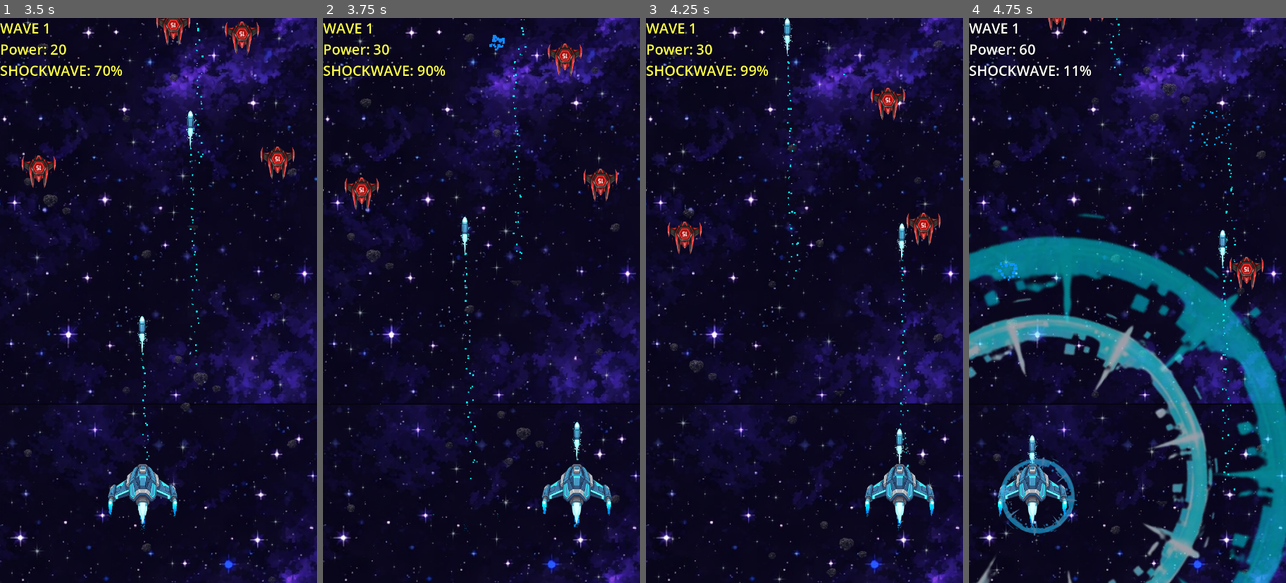
Above: before the commit, frames 1-4 (left to right).
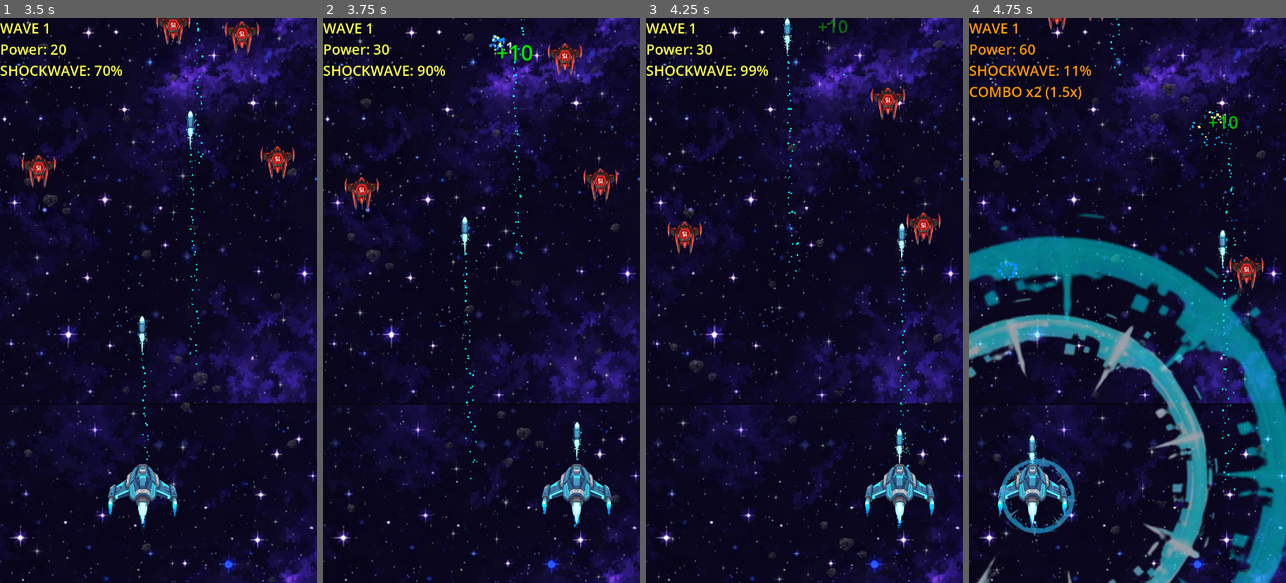
Above: after the commit, the same moments.

Repository: f4binhuu/hyper_shooter
Game: Godot game, scene res://game.tscn
Two runs of this game, one before a commit and one after it. Both use one fixed random seed, a clock stepped at 60 frames per second and the inputs below.
Inputs (mouse positions are in pixels of both pictures, inside the frame that each line leads up to):
- Up to frame 1 (3.5 s): tap Enter (ui_accept) at 0.5, 0.77, 1.52, 3.02 s; move the mouse to (228, 272) at 0.52 s; click (228, 272) at 0.67 s; move the mouse to (95, 328) at 1.27 s; click (95, 328) at 1.42 s; move the mouse to (190, 176) at 2.02 s; click (190, 176) at 2.17 s; move the mouse to (142, 413) at 2.77 s; click (142, 413) at 2.92 s
- Up to frame 2 (3.75 s): move the mouse to (576, 385) at 3.52 s; click (576, 385) at 3.67 s
- Up to frame 3 (4.25 s): tap Enter (ui_accept) at 3.77 s
- Up to frame 4 (4.75 s): move the mouse to (1032, 215) at 4.27 s; click (1032, 215) at 4.42 s; tap Enter (ui_accept) at 4.52 s

Frame 1 is identical in both runs. In frame 2, 0.2% of the frame differs, in the area x 53-67%, y 3-8%; in frame 3, less than 0.1%; in frame 4, 1.1%, in the area x 0-85%, y 0-22%.

Commit message:
hit impact and number feedback

Diff:
--- a/elements/enemy.gd
+++ b/elements/enemy.gd
@@ -9,6 +9,8 @@
 
 @onready var sprite = $Sprite2D
 @onready var death_particles = preload("res://particles/enemy_death.tscn")
+@onready var floating_text_scene = preload("res://ui/floating_text.tscn")
+@onready var hit_impact_scene = preload("res://particles/hit_impact.tscn")
 
 var health = 1
 var previous_x = 0.0
@@ -49,6 +51,9 @@
 
 		take_damage(bullet_damage)
 
+		# Spawn hit impact particles
+		spawn_hit_impact()
+
 		# Pierce: bullet só é destruído se não puder atravessar mais inimigos
 		if "pierce_count" in area and "enemies_hit" in area:
 			area.enemies_hit += 1
@@ -68,23 +73,44 @@
 
 func take_damage(amount: int):
 	health -= amount
+
+	# Spawn floating damage text
+	spawn_floating_text("-" + str(amount), Color.WHITE, 28)
+
 	if health <= 0:
 		die()
 	else:
 		var original_modulate = sprite.modulate
-		# Flash de dano
-		sprite.modulate = Color(1.5, 1.5, 1.5)
-		await get_tree().create_timer(0.1).timeout
+		# Flash de dano mais intenso
+		sprite.modulate = Color(2.0, 2.0, 2.0)
+		await get_tree().create_timer(0.08).timeout
 		sprite.modulate = original_modulate
 
 func die():
 	# Dar pontos e carga de shockwave ao player
 	var player = get_tree().get_first_node_in_group("player")
 	if player:
-		player.power += points_value
+		var points_earned = points_value
+
+		# Aplicar multiplicador de combo se tiver
+		if player.has_method("get_combo_multiplier"):
+			var multiplier = player.get_combo_multiplier()
+			points_earned = int(points_value * multiplier)
+
+		player.power += points_earned
+
 		if player.has_method("add_boost_charge"):
 			player.add_boost_charge(player.shockwave_charge_per_kill)
-		print("Inimigo LVL 1 morto! Player ganhou +", points_value, " | Força total: ", player.power)
+
+		# Registrar kill para combo
+		if player.has_method("register_kill"):
+			player.register_kill()
+
+		# Spawn floating text GRANDE com pontos ganhos
+		var text_color = Color.GREEN if points_earned == points_value else Color(1, 0.8, 0)  # Laranja se combo
+		spawn_floating_text("+" + str(points_earned), text_color, 40)
+
+		print("Inimigo morto! Player ganhou +", points_earned, " | Força total: ", player.power)
 
 	spawn_death_particles()
 	queue_free()
@@ -153,3 +179,14 @@
 		speed = original_speed
 		sprite.modulate = original_modulate
 		print("Inimigo descongelado!")
+
+func spawn_floating_text(value: String, color: Color, size: int):
+	var text = floating_text_scene.instantiate()
+	text.position = position
+	get_parent().add_child(text)
+	text.setup(value, color, size)
+
+func spawn_hit_impact():
+	var impact = hit_impact_scene.instantiate()
+	impact.position = position
+	get_parent().add_child(impact)
--- a/elements/player.gd
+++ b/elements/player.gd
@@ -19,6 +19,12 @@
 var bullet_pierce = 0
 var extra_bullets = 0
 
+# Combo system
+var combo_count = 0
+var combo_timer = 0.0
+var combo_window = 2.0  # 2 segundos para manter combo
+signal combo_changed(count: int)
+
 @onready var bullet_scene = preload("res://elements/bullet.tscn")
 @onready var shockwave_blast_scene = preload("res://particles/shockwave_blast.tscn")
 @onready var sprite = $Sprite2D
@@ -65,6 +71,12 @@
 
 	if shockwave_charge < 100.0:
 		shockwave_charge = min(shockwave_charge + (100.0 / shockwave_cooldown) * delta, 100.0)
+
+	# Atualizar combo timer
+	if combo_count > 0:
+		combo_timer -= delta
+		if combo_timer <= 0:
+			reset_combo()
 
 	position.y = clamp(position.y, 50, 1230)
 
@@ -267,3 +279,30 @@
 		UpgradeConfig.UpgradeType.SHOCKWAVE_BOOST:
 			shockwave_damage += int(value)
 			print("Novo dano de shockwave: ", shockwave_damage)
+
+# Combo system functions
+func register_kill():
+	combo_count += 1
+	combo_timer = combo_window
+	combo_changed.emit(combo_count)
+
+	if combo_count > 1:
+		print("COMBO x", combo_count, "!")
+
+func reset_combo():
+	if combo_count > 0:
+		print("Combo perdido!")
+	combo_count = 0
+	combo_changed.emit(0)
+
+func get_combo_multiplier() -> float:
+	if combo_count <= 1:
+		return 1.0
+	elif combo_count <= 3:
+		return 1.5
+	elif combo_count <= 5:
+		return 2.0
+	elif combo_count <= 10:
+		return 2.5
+	else:
+		return 3.0
--- /dev/null
+++ b/particles/hit_impact.tscn
@@ -0,0 +1,32 @@
+[gd_scene load_steps=2 format=3 uid="uid://brk8m3oasrt6"]
+
+[sub_resource type="GDScript" id="GDScript_impact"]
+script/source = "extends CPUParticles2D
+
+func _ready():
+	emitting = true
+	await get_tree().create_timer(lifetime).timeout
+	queue_free()
+"
+
+[node name="HitImpact" type="CPUParticles2D"]
+emitting = false
+amount = 8
+lifetime = 0.4
+one_shot = true
+explosiveness = 1.0
+randomness = 0.3
+local_coords = false
+emission_shape = 1
+emission_sphere_radius = 5.0
+direction = Vector2(0, -1)
+spread = 180.0
+gravity = Vector2(0, 200)
+initial_velocity_min = 80.0
+initial_velocity_max = 150.0
+angular_velocity_min = -360.0
+angular_velocity_max = 360.0
+scale_amount_min = 3.0
+scale_amount_max = 6.0
+color = Color(1, 1, 0.5, 1)
+script = SubResource("GDScript_impact")
--- /dev/null
+++ b/ui/floating_text.gd
@@ -0,0 +1,38 @@
+extends Label
+
+@export var float_speed: float = 50.0
+@export var float_distance: float = 80.0
+@export var duration: float = 1.0
+
+func _ready():
+	# Configurar z-index para aparecer acima de tudo
+	z_index = 100
+
+	# Animação: sobe + fade out
+	var start_pos = position
+	var end_pos = start_pos + Vector2(randf_range(-20, 20), -float_distance)
+
+	var tween = create_tween().set_parallel(true)
+	tween.tween_property(self, "position", end_pos, duration).set_ease(Tween.EASE_OUT).set_trans(Tween.TRANS_QUAD)
+	tween.tween_property(self, "modulate:a", 0.0, duration).set_ease(Tween.EASE_IN)
+
+	# Pequeno scale bounce no início
+	scale = Vector2(0.5, 0.5)
+	var scale_tween = create_tween()
+	scale_tween.tween_property(self, "scale", Vector2(1.2, 1.2), 0.1).set_trans(Tween.TRANS_BACK).set_ease(Tween.EASE_OUT)
+	scale_tween.tween_property(self, "scale", Vector2(1.0, 1.0), 0.1)
+
+	# Auto-destruir após animação
+	await get_tree().create_timer(duration).timeout
+	queue_free()
+
+func setup(value: String, color: Color = Color.WHITE, size: int = 32):
+	text = value
+	modulate = color
+
+	# Criar LabelSettings dinamicamente
+	var settings = LabelSettings.new()
+	settings.font_size = size
+	settings.outline_size = 4
+	settings.outline_color = Color.BLACK
+	label_settings = settings
--- /dev/null
+++ b/ui/floating_text.tscn
@@ -0,0 +1,12 @@
+[gd_scene load_steps=2 format=3 uid="uid://cpk7n2m8qrt5"]
+
+[ext_resource type="Script" path="res://ui/floating_text.gd" id="1_float"]
+
+[node name="FloatingText" type="Label"]
+z_index = 100
+offset_right = 40.0
+offset_bottom = 23.0
+text = "+100"
+horizontal_alignment = 1
+vertical_alignment = 1
+script = ExtResource("1_float")
--- a/ui/power_label.gd
+++ b/ui/power_label.gd
@@ -16,6 +16,10 @@
 	else:
 		print("ERRO: Não conseguiu conectar ao Game node")
 
+	# Conectar ao sinal de combo
+	if player and player.has_signal("combo_changed"):
+		player.combo_changed.connect(_on_combo_changed)
+
 func _process(delta: float) -> void:
 	if player and is_instance_valid(player):
 		if "power" in player and "shockwave_charge" in player:
@@ -31,10 +35,18 @@
 			if "has_shield" in player and player.has_shield:
 				shield_text = " [SHIELD]"
 
-			text = wave_text + "Power: " + str(player.power) + shield_text + "\nSHOCKWAVE: " + str(charge_percent) + "%"
+			# Adicionar combo
+			var combo_text = ""
+			if "combo_count" in player and player.combo_count > 1:
+				var multiplier = player.get_combo_multiplier()
+				combo_text = "\nCOMBO x" + str(player.combo_count) + " (" + str(multiplier) + "x)"
 
-			# Mudar cor baseado no shield e carga
-			if "has_shield" in player and player.has_shield:
+			text = wave_text + "Power: " + str(player.power) + shield_text + "\nSHOCKWAVE: " + str(charge_percent) + "%" + combo_text
+
+			# Mudar cor baseado no combo, shield e carga
+			if "combo_count" in player and player.combo_count > 1:
+				label_settings.font_color = Color(1.0, 0.6, 0.0)  # Laranja quando combo ativo
+			elif "has_shield" in player and player.has_shield:
 				label_settings.font_color = Color(0.3, 0.8, 1.0)  # Azul quando tem shield
 			elif player.shockwave_charge >= 100.0:
 				label_settings.font_color = Color(0.3, 1.0, 0.3)  # Verde quando pronto
@@ -46,3 +58,10 @@
 func _on_wave_started(wave_number: int):
 	# Feedback visual quando wave começa
 	print("UI: Wave ", wave_number, " iniciada!")
+
+func _on_combo_changed(count: int):
+	if count > 1:
+		# Animação de bounce quando combo aumenta
+		var tween = create_tween()
+		tween.tween_property(self, "scale", Vector2(1.2, 1.2), 0.1)
+		tween.tween_property(self, "scale", Vector2(1.0, 1.0), 0.1)
Not shown, added: ui/floating_text.gd.uid
